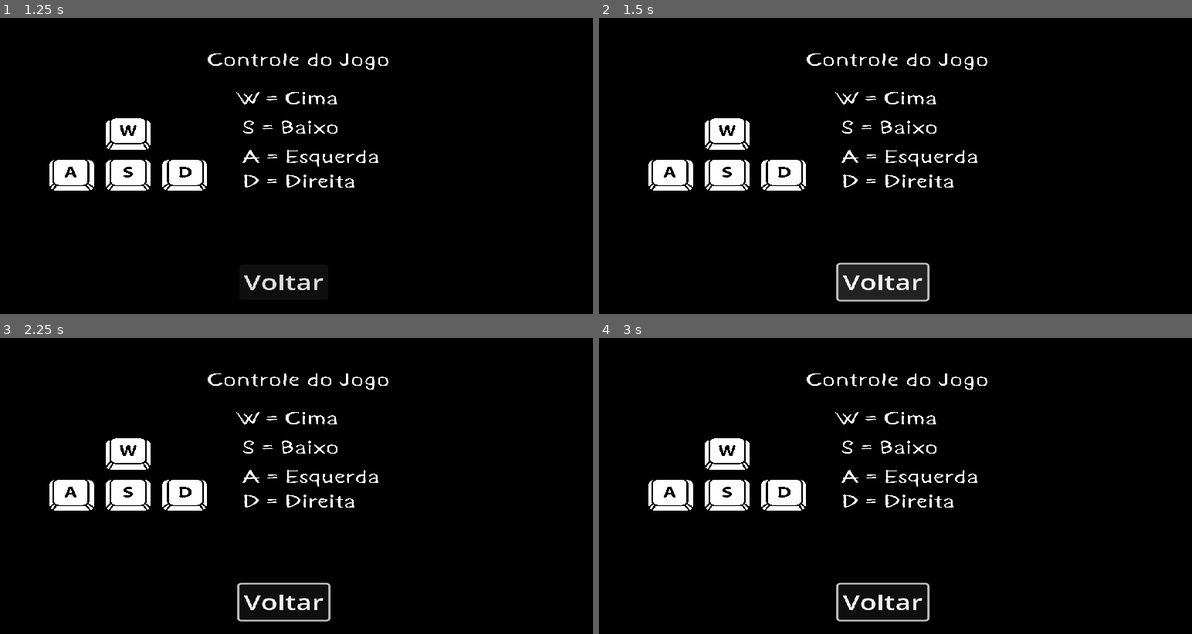
Above: before the commit, frames 1-4 (two rows, left to right).
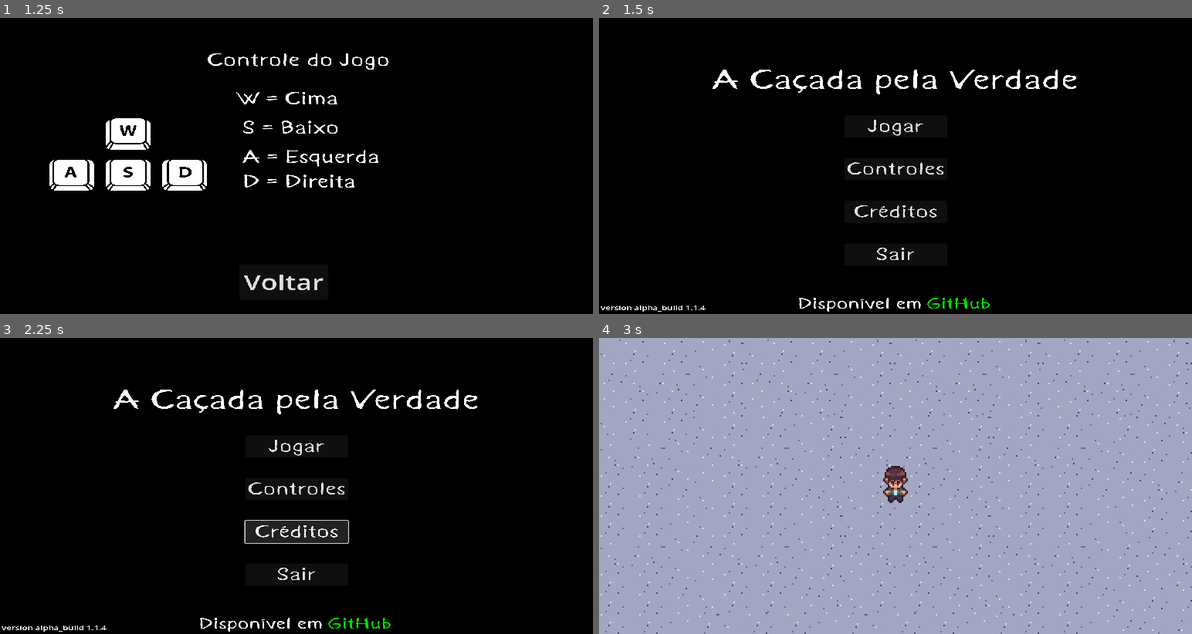
Above: after the commit, the same moments.

Repository: TechnoDark-ti/Projeto-CA-ADA-PELA-VERDADE
Game: Godot game, scene res://cenas/menu/menu_main.tscn
Two runs of this game, one before a commit and one after it. Both use one fixed random seed, a clock stepped at 60 frames per second and the inputs below.
Inputs (mouse positions are in pixels of both pictures, inside the frame that each line leads up to):
- Up to frame 1 (1.25 s): click "Controles" at 0.5 s
- Up to frame 2 (1.5 s): click "Voltar" at 1.25 s
- Up to frame 3 (2.25 s): click (296, 533) at 2 s, where only the run after the commit has a clickable "Créditos"
- Up to frame 4 (3 s): click (895, 447) at 2.75 s, where only the run after the commit has a clickable "Jogar"

Frame 1 is identical in both runs. In frame 2, 7.9% of the frame differs, in the area x 0-81%, y 11-100%; in frame 3, 7.8%; in frame 4, 100%, in the area x 0-100%, y 0-100%.

Commit message:
Update menu_principal.gd

Diff:
--- a/scripts/menu_principal.gd
+++ b/scripts/menu_principal.gd
@@ -17,4 +17,8 @@
 	get_tree().change_scene_to_file("res://cenas/menu/controles.tscn")
 
 func _on_créditos_pressed() -> void:
-		get_tree().change_scene_to_file("res://cenas/creditos.tscn")
+	get_tree().change_scene_to_file("res://cenas/creditos.tscn")
+
+
+func _on_voltar_pressed() -> void:
+	get_tree().change_scene_to_file("res://cenas/menu/menu_main.tscn")
